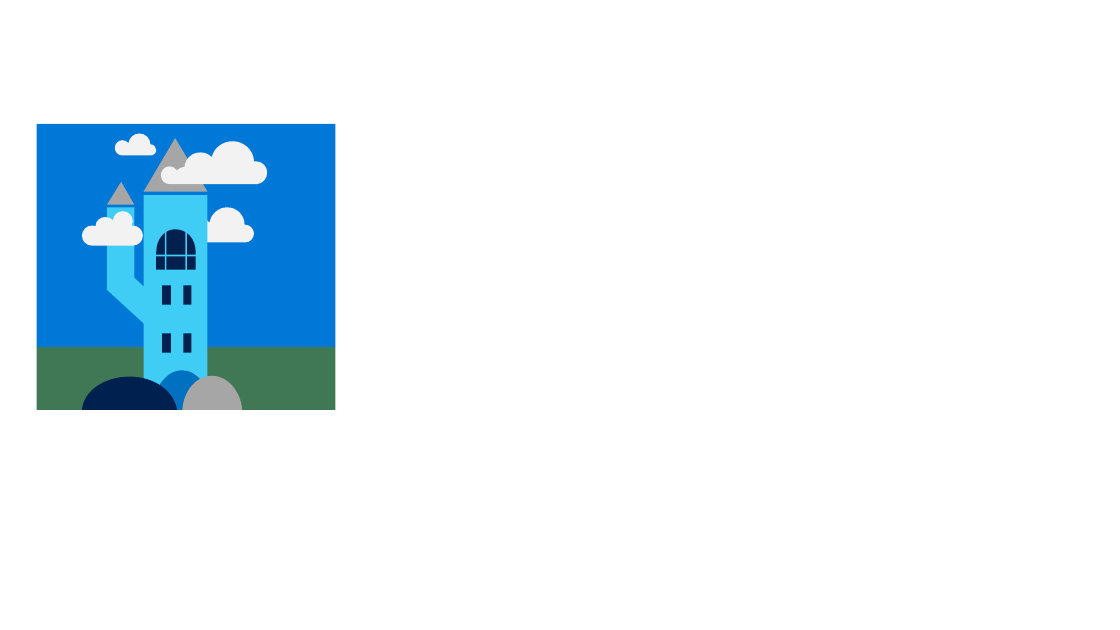
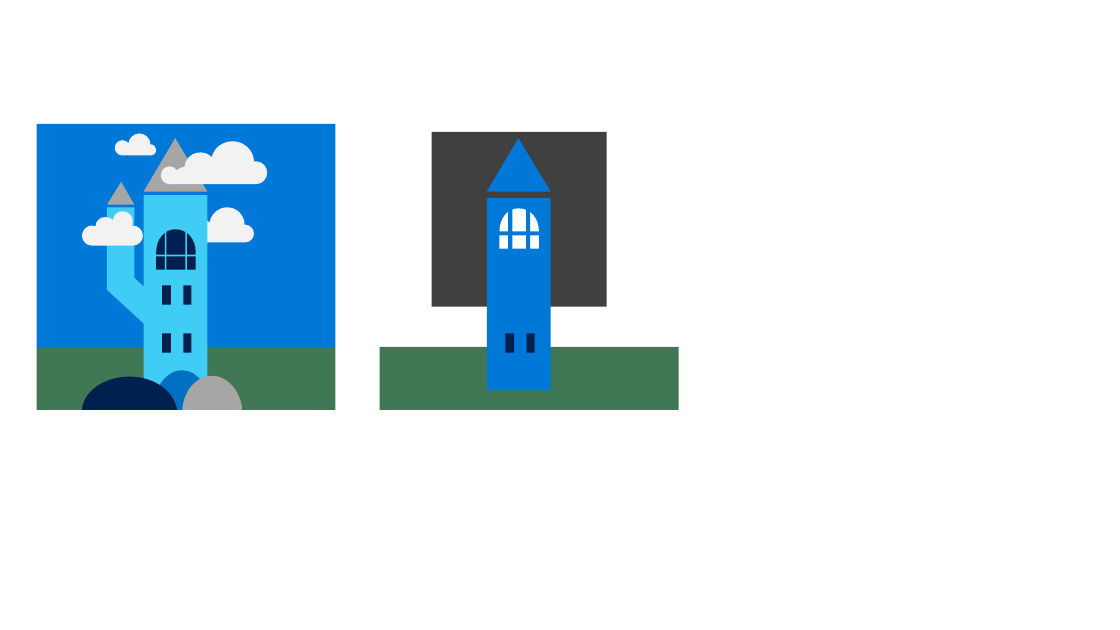
Before and after one commit to azurecitadel/azurecitadel.github.io, a slide deck: slide 2 of images/AzureCitadelBanner.pptx. Drawn at 1120x630 pixels with LibreOffice and Linux fonts; fonts in the diff are those of the drawing. Boxes give left, top, right and bottom in pixels: in the first picture for what was removed or moved away, otherwise in the second. Text is boxed around its words. In the diff, an @@ line names an element or a change of style, - is before the commit and + after.

Commit message:
Updated

```diff
--- a/images/AzureCitadelBanner.pptx
+++ b/images/AzureCitadelBanner.pptx
@@ rectangle added at (432, 132, 607, 307), fill #404040 @@
@@ freeform shape added at (487, 138, 551, 192), fill #0078D7 @@
@@ ellipse added at (510, 160, 529, 181), fill #002050 @@
@@ rectangle added at (487, 198, 551, 391), fill #0078D7 @@
@@ freeform shape added at (500, 208, 539, 249), fill #FFFFFF @@
@@ rectangle added at (508, 205, 513, 263), fill #0078D7 @@
@@ rectangle added at (526, 205, 530, 263), fill #0078D7 @@
@@ rectangle added at (492, 231, 543, 235), fill #0078D7 @@
@@ rectangle added at (380, 347, 679, 410), fill #407855 @@
@@ rectangle added at (506, 334, 514, 353), fill #002050 @@
@@ rectangle added at (527, 334, 534, 353), fill #002050 @@
```
